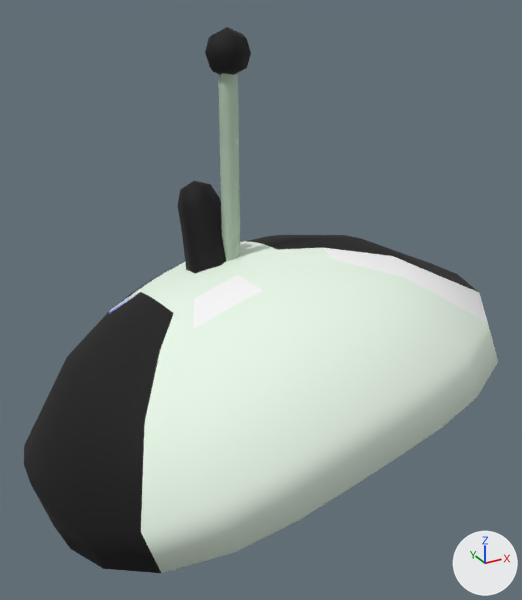
An edit to the glTF model game/art3d/chars/hush/tag_beret.glb, drawn before and after from the same camera.
Both versions are drawn from a 50 mm lens placed at (-0.168, -0.339, 0.032), pointed at (0.011, -0.014, -0.13). The axes (+X, +Y, +Z) are drawn at lower right. The lights are the same throughout. The picture after the commit comes second. Vertices at exactly the same position are counted once.

In view in the first picture: 'tag_beret'.
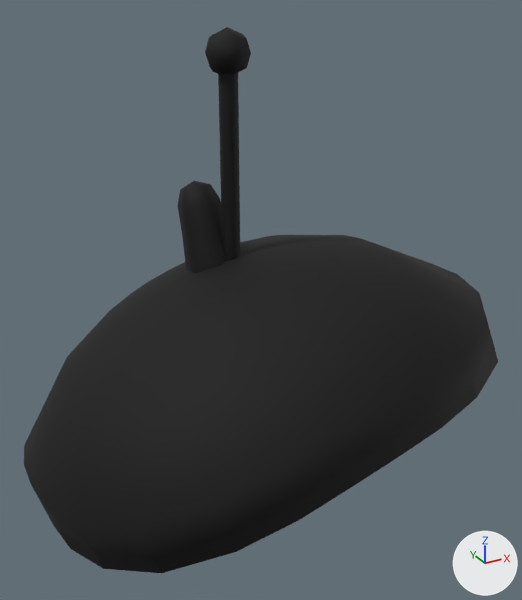
Where the change shows, as pixel boxes [x1, y1, x2, y2] in the pictures (522 x 600 px):
```json
{"part": 1, "of": "me_tag_beret", "change": "recoloured", "before": [109, 241, 498, 573], "after": [109, 241, 498, 573], "on screen": "white to black"}
{"part": 2, "of": "me_tag_beret", "change": "recoloured", "before": [218, 73, 240, 261], "after": [218, 73, 240, 261], "on screen": "light grey to black"}
```

The change, as JSON lines over the scene's bpy script:
```json
{"block": "me_tag_beret", "where": "me_tag_beret.from_pydata(...)  # 440 vertices, 864 faces; spans x -0.125..0.141, y -0.133..0.122, z -0.245..0.012"}
{"block": "me_tag_beret", "where": "# used by ob_tag_beret; location = (0.0, 0.0, 0.0)"}
{"block": "me_tag_beret", "change": "me_tag_beret part 1: 351 faces centred in x -0.082..0.13, y -0.131..0.082, z -0.198..-0.102 are repainted in the vertex colours; the middle colour goes from white #e9f8e9 to black #000000"}
{"block": "me_tag_beret", "change": "me_tag_beret part 2: 89 faces centred in x -0.004..0.135, y -0.004..0.043, z -0.163..0.005 are repainted in the vertex colours; the middle colour goes from light grey #b1c6b1 to black #000000"}
```
